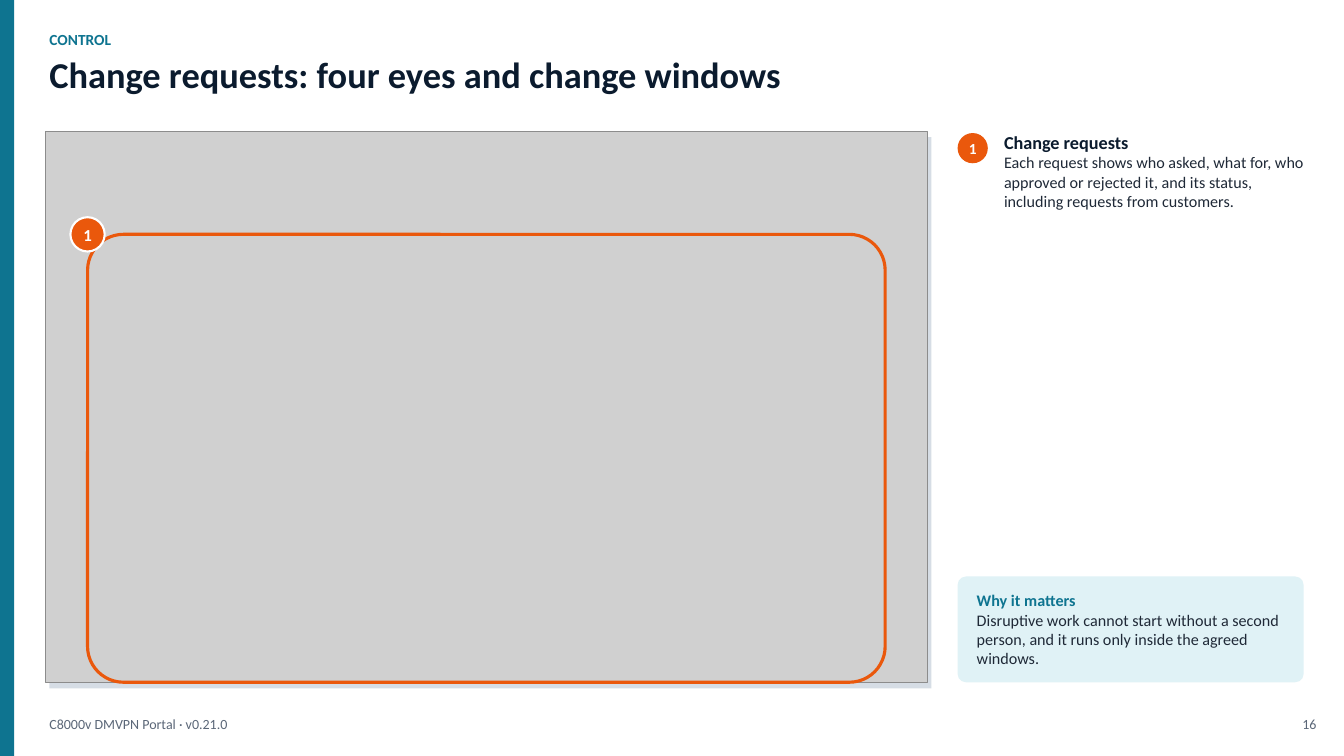
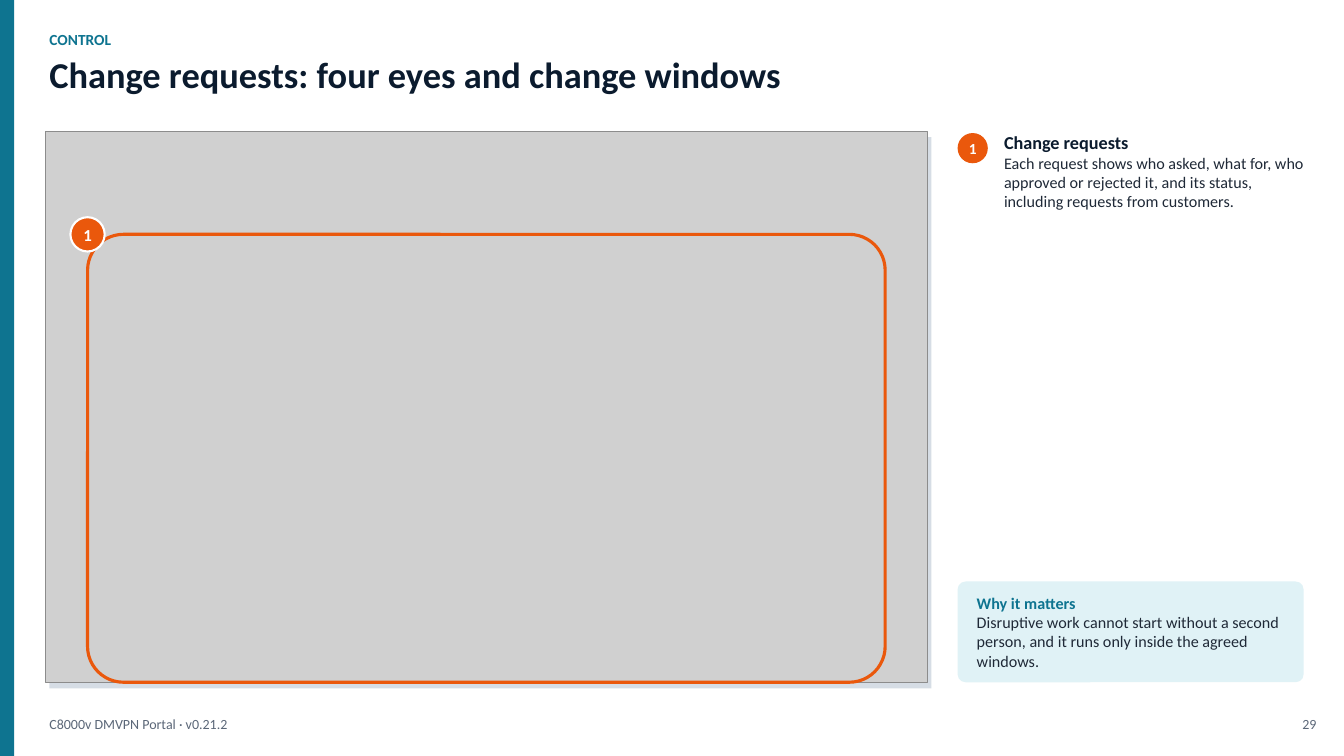
Before and after one commit to dcantor/c8000v-dmvpn-lab, a slide deck: slide 29 of docs/presentation/c8000v-dmvpn-portal.pptx (slide 16 before the commit). Drawn at 1344x756 pixels with LibreOffice and Linux fonts; fonts in the diff are those of the drawing; grey boxes stand for pictures. Boxes give left, top, right and bottom in pixels: in the first picture for what was removed or moved away, otherwise in the second. Text is boxed around its words. In the diff, an @@ line names an element or a change of style, - is before the commit and + after.

```diff
--- a/docs/presentation/c8000v-dmvpn-portal.pptx
+++ b/docs/presentation/c8000v-dmvpn-portal.pptx
@@ rounded rectangle resized from (x1=958, y1=577, x2=1304, y2=683) to (x1=958, y1=582, x2=1304, y2=683) @@
@@ text at (x1=49, y1=719, x2=228, y2=729): text changed @@
-C8000v DMVPN Portal · v0.21.0
+C8000v DMVPN Portal · v0.21.2
@@ text at (x1=1302, y1=720, x2=1316, y2=729): text changed @@
-16
+29
```
Also in this commit, not shown: 22 other slides changed, 16 slides added, 20 other files.
